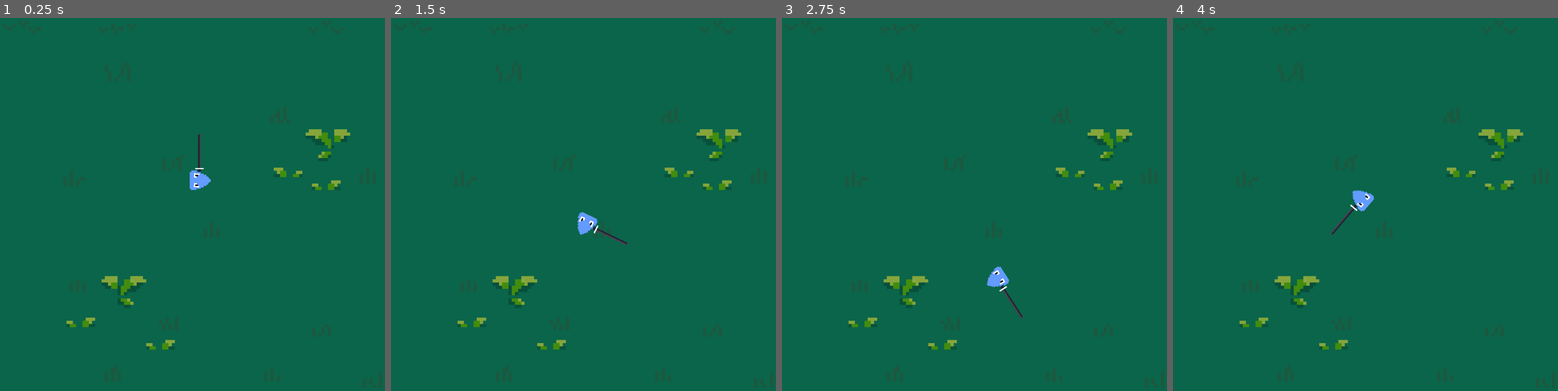
Above: before the commit, frames 1-4 (left to right).
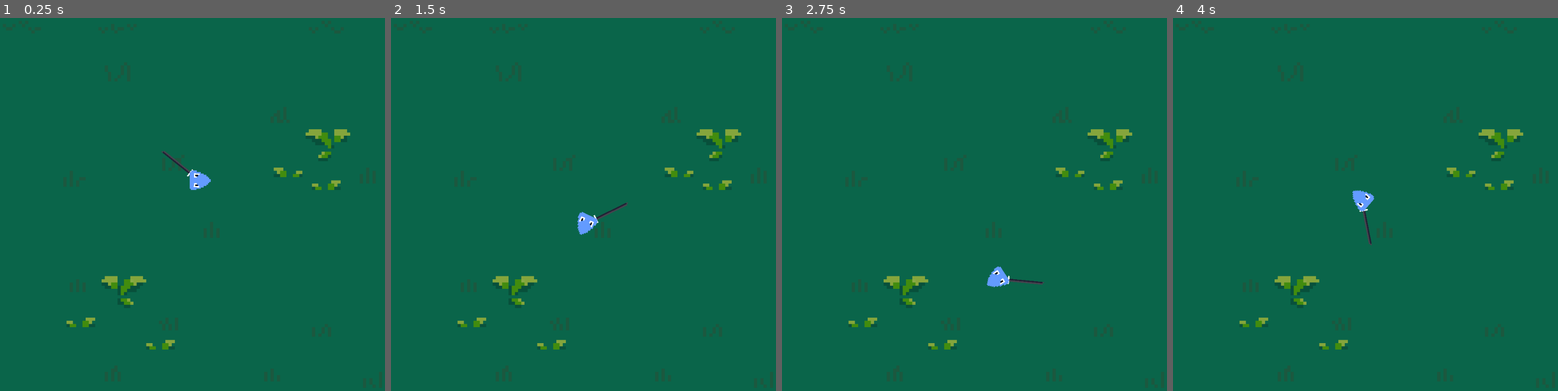
Above: after the commit, the same moments.

Repository: erythgange/Snakes-and-Blades
Game: Godot game, scene res://Scenes/main.tscn
Same seed, same stepped clock (60 frames per second), same inputs: the game is played once before the commit and once after it.
Inputs (mouse positions are in pixels of both pictures, inside the frame that each line leads up to):
- Up to frame 1 (0.25 s): no input
- Up to frame 2 (1.5 s): move the mouse to (668, 170) at 0.52 s; press the mouse at (668, 170) at 0.53 s; hold D (Right) 0.53-1.28 s; move the mouse to (498, 211) at 1.27 s; release the mouse at (498, 211) at 1.28 s; hold A (Left) from 1.28 s (still down); click (498, 211) at 1.35 s
- Up to frame 3 (2.75 s): move the mouse to (1013, 103) at 2.02 s; release A (Left) at 2.03 s; press the mouse at (1013, 103) at 2.03 s; hold D (Right) from 2.03 s (still down)
- Up to frame 4 (4 s): move the mouse to (1342, 271) at 2.77 s; release the mouse at (1342, 271) at 2.78 s; click (1342, 271) at 2.85 s; move the mouse to (1481, 252) at 3.52 s; release D (Right) at 3.53 s; press the mouse at (1481, 252) at 3.53 s; hold A (Left) from 3.53 s (still down)

The runs differ from the first frame. In frame 1, 0.2% of the frame differs, in the area x 41-53%, y 30-43%; in frame 2, 0.2%; in frame 3, 0.2%; in frame 4, 0.2%.

Commit message:
Added basic Dashing Mechanic
left click or Z to charge and release

Diff:
--- a/Scenes/snake.tscn
+++ b/Scenes/snake.tscn
@@ -10,6 +10,14 @@
 
 [sub_resource type="RectangleShape2D" id="RectangleShape2D_coea2"]
 size = Vector2(3, 25)
+
+[sub_resource type="Animation" id="Animation_167oi"]
+resource_name = "Swing"
+
+[sub_resource type="AnimationLibrary" id="AnimationLibrary_ki10w"]
+_data = {
+"Swing": SubResource("Animation_167oi")
+}
 
 [node name="Snake" type="CharacterBody2D"]
 script = ExtResource("1_iskpk")
@@ -24,11 +32,13 @@
 position = Vector2(7, 0)
 shape = SubResource("CircleShape2D_b8wj6")
 
-[node name="DashCooldown" type="Timer" parent="."]
-wait_time = 2.0
+[node name="DashTime" type="Timer" parent="."]
+wait_time = 0.2
+one_shot = true
 
 [node name="Blade" type="Area2D" parent="."]
 position = Vector2(7, 0)
+rotation = -0.898845
 script = ExtResource("3_obgln")
 
 [node name="Sprite2D" type="Sprite2D" parent="Blade"]
@@ -41,10 +51,12 @@
 position = Vector2(0, -22)
 shape = SubResource("RectangleShape2D_coea2")
 
-[node name="CooldownTimer" type="Timer" parent="Blade"]
-wait_time = 2.0
+[node name="AnimationPlayer" type="AnimationPlayer" parent="Blade"]
+libraries = {
+"": SubResource("AnimationLibrary_ki10w")
+}
 
-[connection signal="timeout" from="DashCooldown" to="." method="_on_cooldown_timer_timeout"]
-[connection signal="timeout" from="DashCooldown" to="Blade" method="_on_cooldown_timer_timeout"]
-[connection signal="timeout" from="Blade/CooldownTimer" to="." method="_on_cooldown_timer_timeout"]
-[connection signal="timeout" from="Blade/CooldownTimer" to="Blade" method="_on_cooldown_timer_timeout"]
+[connection signal="timeout" from="DashTime" to="." method="_on_dash_cooldown_timeout"]
+[connection signal="timeout" from="DashTime" to="." method="_on_cooldown_timer_timeout"]
+[connection signal="timeout" from="DashTime" to="." method="_on_dash_time_timeout"]
+[connection signal="timeout" from="DashTime" to="Blade" method="_on_cooldown_timer_timeout"]
--- a/Scripts/Blade.gd
+++ b/Scripts/Blade.gd
@@ -10,7 +10,7 @@
 
 	if Input.is_action_just_released("Dash") and State == 3:
 		print("Dashed!")
-		$CooldownTimer.start()
+		$DashCooldown.start()
 
 	#print (State)
 
--- a/Scripts/snake.gd
+++ b/Scripts/snake.gd
@@ -11,6 +11,7 @@
 # Bonus variables
 @export var bonus_speed = 0
 @export var bonus_turn_speed = 0
+@export var charge = 0
 
 # States
 var is_dashing: bool = false
@@ -18,7 +19,7 @@
 var is_parrying: bool = false
 var can_speedup: bool = true
 
-@onready var timer = $DashCooldown
+@onready var dash_cooldown = $DashCooldown
 
 func _physics_process(delta):
 
@@ -27,11 +28,16 @@
 		speed += health * 0.05
 
 	# Dash
-	if Input.is_action_just_pressed("Dash") and is_dashing == false:
-		print ("charging!")
-	if Input.is_action_just_released("Dash") and is_dashing == false:
-		print ("dashing!")
-		is_dashing = true
+	if Input.is_action_pressed("Dash"):
+		charge += .1
+	if Input.is_action_just_released("Dash"):
+		if charge > 5:
+			print ("dashing!")
+			$DashTime.start()
+			is_dashing = true
+			bonus_speed = 1000
+		charge = 0
+
 
 	# Rotates snake head with left or right
 	if Input.is_action_pressed("Left"):
@@ -43,9 +49,17 @@
 
 	# Speed = Movement speed with a max capacity
 	velocity = Vector2(speed+bonus_speed,0).rotated(rotation)
-	velocity = velocity.limit_length(max_speed)
+	#velocity = velocity.limit_length(max_speed)
 
 	# Debug print
-	print(speed)
+	print(charge)
 
 	move_and_slide()
+
+
+
+
+
+func _on_dash_time_timeout():
+	is_dashing = false
+	bonus_speed = 0
Not shown: 1 places in Scenes/snake.tscn that only renumber resources
